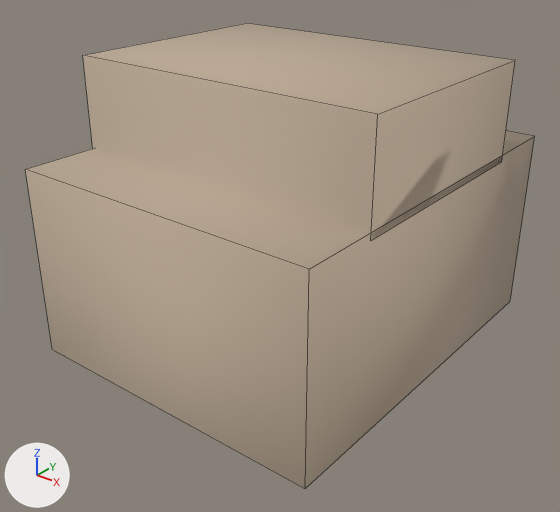
What one commit did to the OBJ model assets/models/goat_ranch.obj.
Before and after are seen from a 50 mm camera at (3.41, -4.44, 3.34) aimed at (0.02, -0.22, 0.72). Lighting does not change. The marker at lower left points along +X, +Y and +Z. The first picture is the older version. Mesh edges are drawn as thin lines. Where no turn or scale is listed for an object, it has been applied to the vertices.

The first picture shows 'building'.
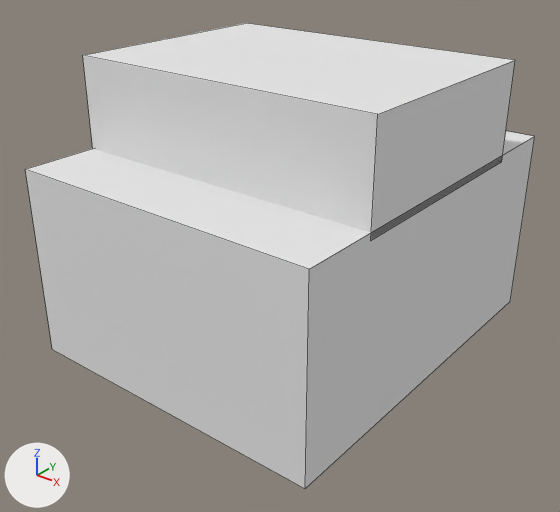
The change, as JSON lines over the scene's bpy script:
```json
{"op": "set", "path": "mat_material.base_color", "old": "(0.5, 0.4, 0.3)", "new": "(0.8, 0.8, 0.8)", "note": "beige #bcaa95 -> white #e7e7e7"}
{"block": "me_building", "where": "me_building.from_pydata(...)  # 16 vertices, 12 faces; spans x -1.25..1.25, y -1.5..1.5, z 0.0..2.2"}
{"block": "me_building", "where": "# used by ob_building; location = (0.0, 0.0, 0.0)"}
{"block": "me_building", "change": "me_building part 1: edges marked sharp go from 0 to 24"}
```

What differs and where, as boxes (x1, y1, x2, y2) in the pictures (560 x 512 px):
```json
{"object": "building", "change": "recoloured, shading changed", "before": [25, 23, 535, 489], "after": [25, 23, 535, 489], "on screen": "beige to white"}
```
